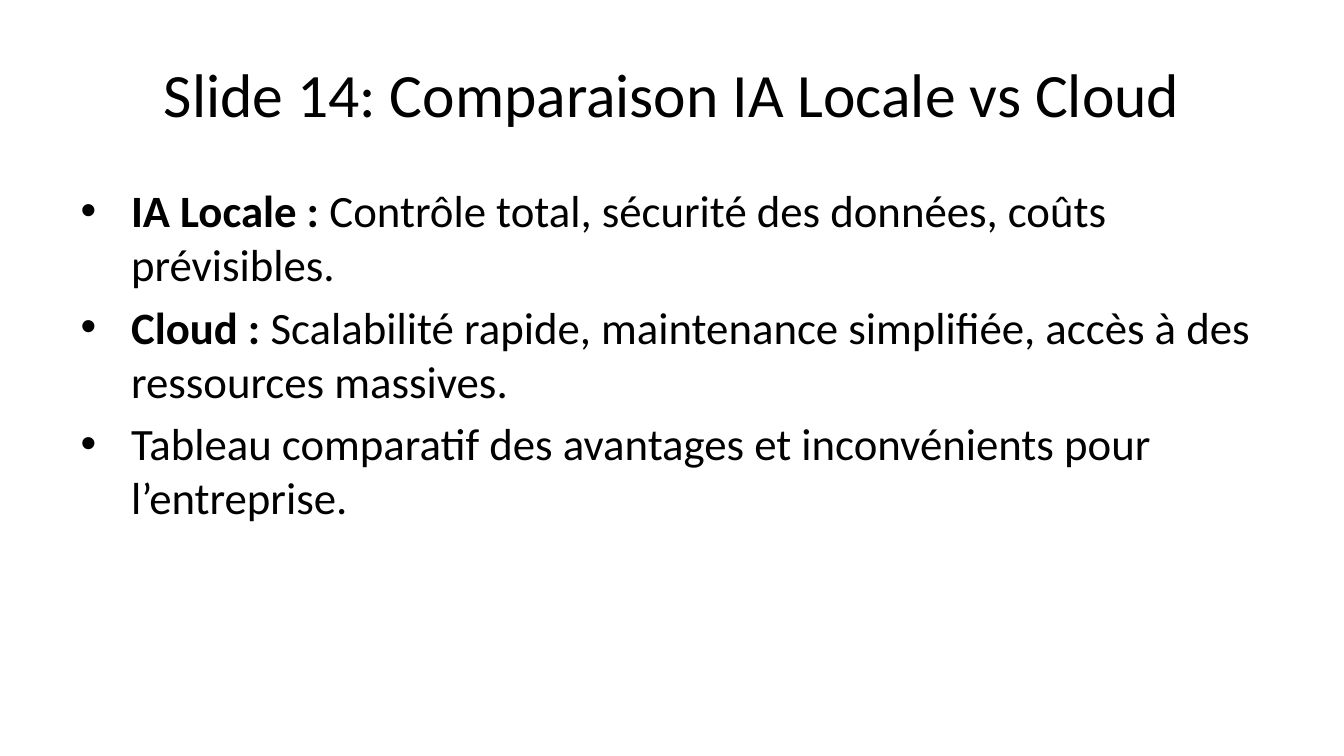
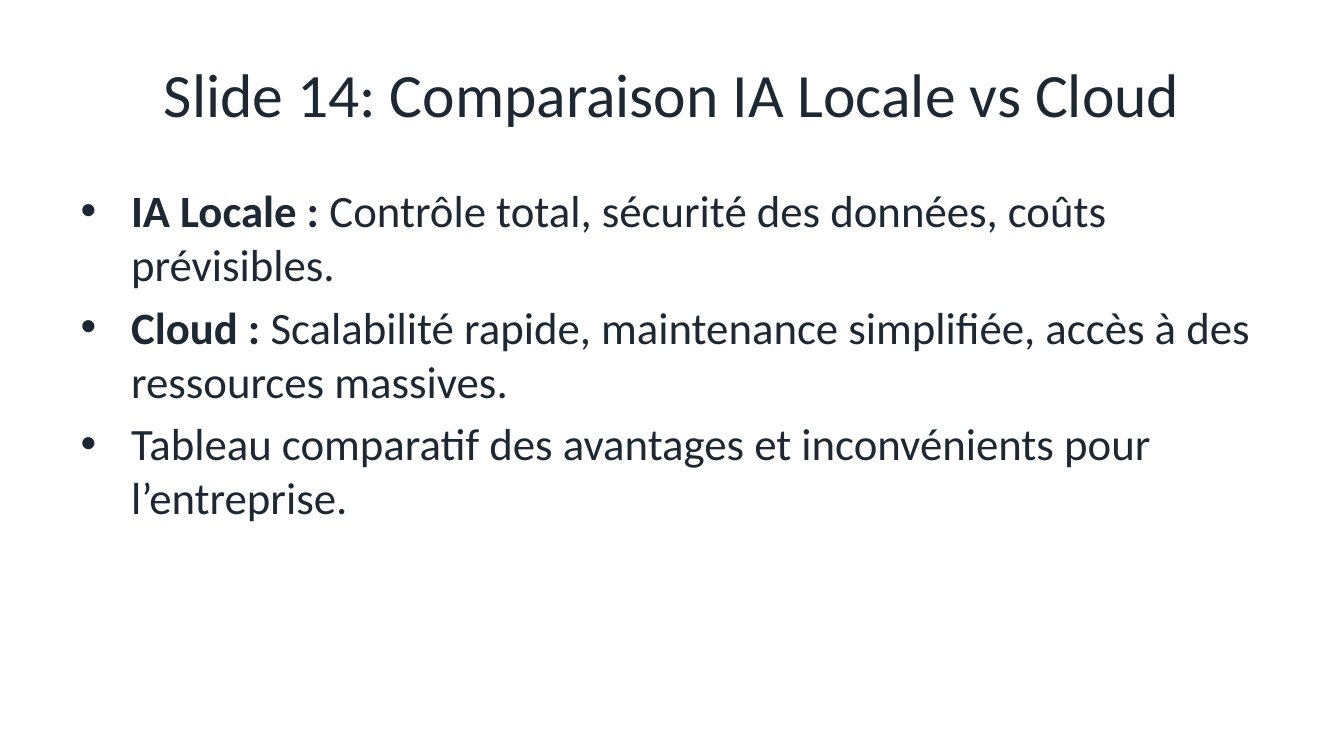
Before and after one commit to kl-IOS/IA_Locale, a slide deck: slide 15 of gemini/corporate/presentation_corporate.pptx. Drawn at 1344x756 pixels with LibreOffice and Linux fonts; fonts in the diff are those of the drawing. Boxes give left, top, right and bottom in pixels: in the first picture for what was removed or moved away, otherwise in the second. Text is boxed around its words. In the diff, an @@ line names an element or a change of style, - is before the commit and + after.

```diff
--- a/gemini/corporate/presentation_corporate.pptx
+++ b/gemini/corporate/presentation_corporate.pptx
@@ title "Slide 14: Comparaison IA Locale ..." at box(164, 74, 1179, 127): text colour #000000 to #1C2833 @@
@@ text "IA Locale : Contrôle total, ..." at box(131, 195, 1249, 522): text colour #000000 to #1C2833 @@
```
Also in this commit, not shown: 17 other slides changed, 11 other files.
